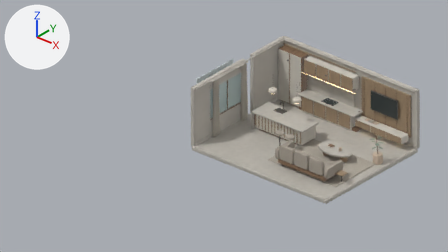
Renders of the Blender file assets/3d/space-01/win_space_01.blend from each side of a commit.
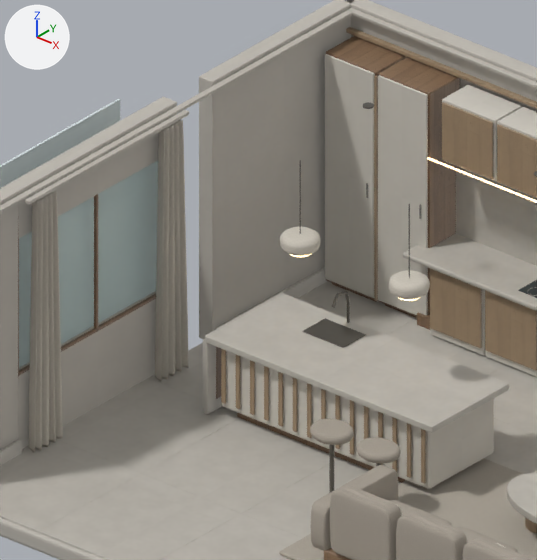
The first picture shows the older version from the file's camera 'CAM_Orthographic editorial isometric'. The close-ups show the older and then the newer version on the part from 46% to 73% of the width and 15% to 64% of the height of that picture. Only the edits that show in the close-ups are written down. Lighting does not change. The marker at upper left points along +X, +Y and +Z.

In view in the first close-up: 'ARCH_Left wall rear pier', 'ARCH_Limestone floor finish', 'ARCH_Window glazing', 'ARCH_Window head', 'ARCH_Window sill wall', 'JOINERY_High cabinet door 1', 'JOINERY_High cabinet door 2', 'JOINERY_Island core', 'JOINERY_Island stone waterfall top', 'SOFT_Left floor-length curtain', 'SOFT_Right floor-length curtain', 'SOFT_Rug under seating' and 73 more.
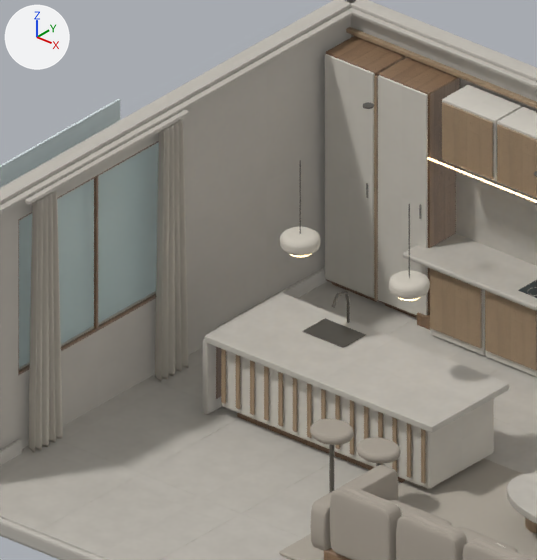
Changed parts and their boxes (x1, y1, x2, y2) in the close-ups (537 x 560 px):
```json
{"object": "ARCH_Left wall rear pier", "change": "moved, rescaled", "before": [199, 0, 354, 340], "after": [164, 0, 355, 355]}
{"object": "ARCH_Window head", "change": "mesh rescaled, moved", "before": [5, 97, 177, 238], "after": [5, 96, 177, 220], "on screen": "12% shorter"}
```

Scene script edits in JSON lines:
```json
{"block": "me_cube_012", "where": "# used by ob_arch_left_wall_rear_pier; location = (-3.88, 2.07, 1.46)"}
{"op": "remove", "block": "me_cube_012", "code": "me_cube_012.from_pydata(...)  # 8 vertices, 6 faces; spans x -0.09..0.09, y -1.1..1.1, z -1.46..1.46"}
{"op": "add", "block": "me_cube_012", "code": "me_cube_012.from_pydata(...)  # 8 vertices, 6 faces; spans x -0.09..0.09, y -1.37..1.37, z -1.46..1.46"}
{"block": "me_cube_012", "change": "me_cube_012 part 1: the whole mesh is scaled about its middle by (1, 1.25, 1)"}
{"block": "me_cube_014", "where": "# used by ob_arch_window_head; location = (-3.88, -0.77, 2.65)"}
{"op": "remove", "block": "me_cube_014", "code": "me_cube_014.from_pydata(...)  # 8 vertices, 6 faces; spans x -0.09..0.09, y -1.21..1.21, z -0.27..0.27"}
{"op": "add", "block": "me_cube_014", "code": "me_cube_014.from_pydata(...)  # 8 vertices, 6 faces; spans x -0.09..0.09, y -1.21..1.21, z -0.16..0.16"}
{"block": "me_cube_014", "change": "me_cube_014 part 2: the whole mesh is scaled about its middle by (1, 1, 0.593)"}
{"op": "set", "path": "ob_arch_left_wall_rear_pier.location", "old": "(-3.88, 2.07, 1.46)", "new": "(-3.88, 1.8, 1.46)"}
{"op": "set", "path": "ob_arch_window_head.location", "old": "(-3.88, -0.77, 2.65)", "new": "(-3.88, -0.77, 2.76)"}
```
